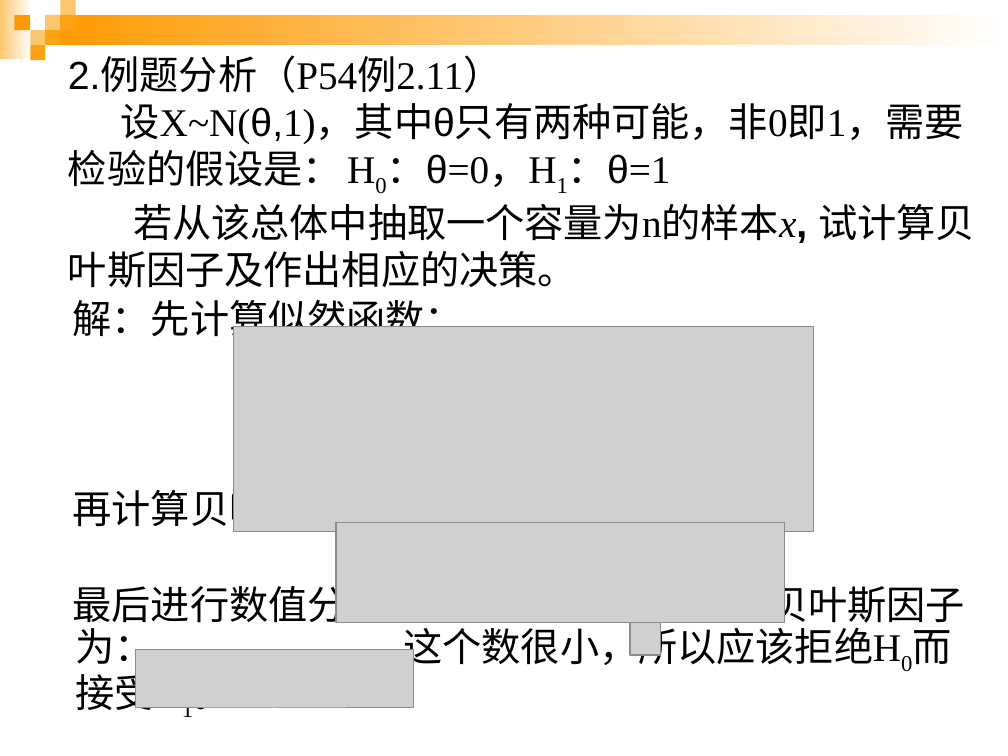
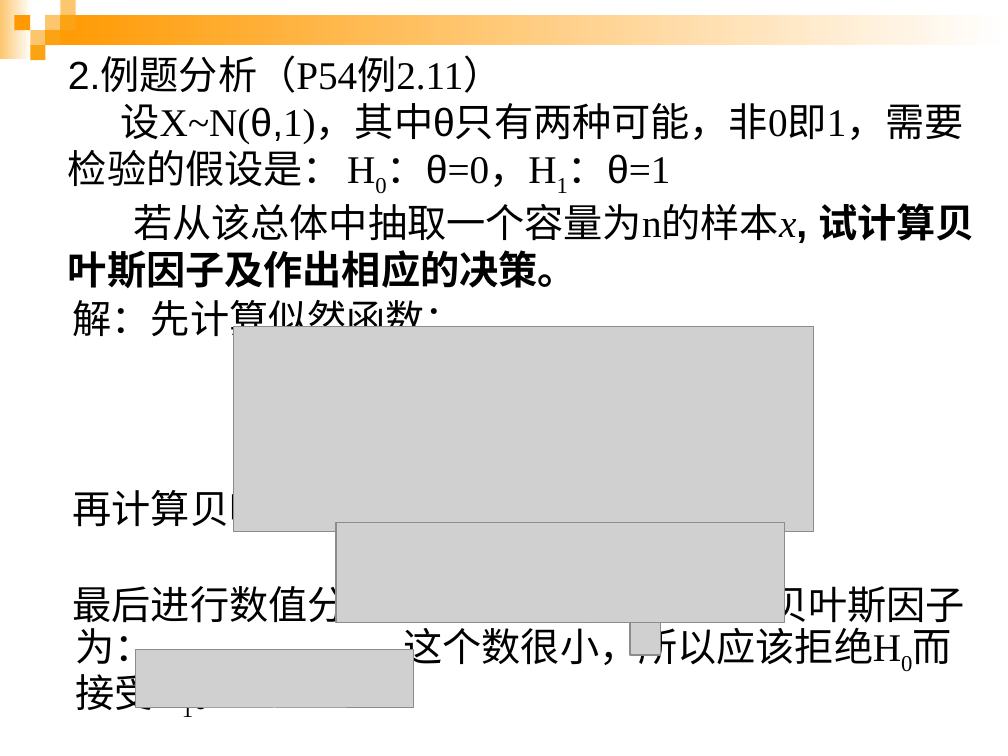
Before and after one commit to yueliu1999/Statistical-Decision-Theory-and-Bayesian-Analysis-NUDT, a slide deck: slide 36 of ppt/第2章 贝叶斯推断.ppt. Drawn at 1008x756 pixels with LibreOffice and Linux fonts; fonts in the diff are those of the drawing; grey boxes stand for pictures. Boxes give left, top, right and bottom in pixels: in the first picture for what was removed or moved away, otherwise in the second. Text is boxed around its words. In the diff, an @@ line names an element or a change of style, - is before the commit and + after.

```diff
--- a/ppt/第2章 贝叶斯推断.ppt
+++ b/ppt/第2章 贝叶斯推断.ppt
@@ title "2.例题分析（P54例2.11） 设X~N(θ,1)，其中θ只有两种可能，非0即1，需要检验的假设是： H0：θ=0，H ..." at box(68, 58, 975, 288): bold on in "试计算贝叶斯因子及作出相应的决策。" @@
```
Also in this commit, not shown: 19 other files.
